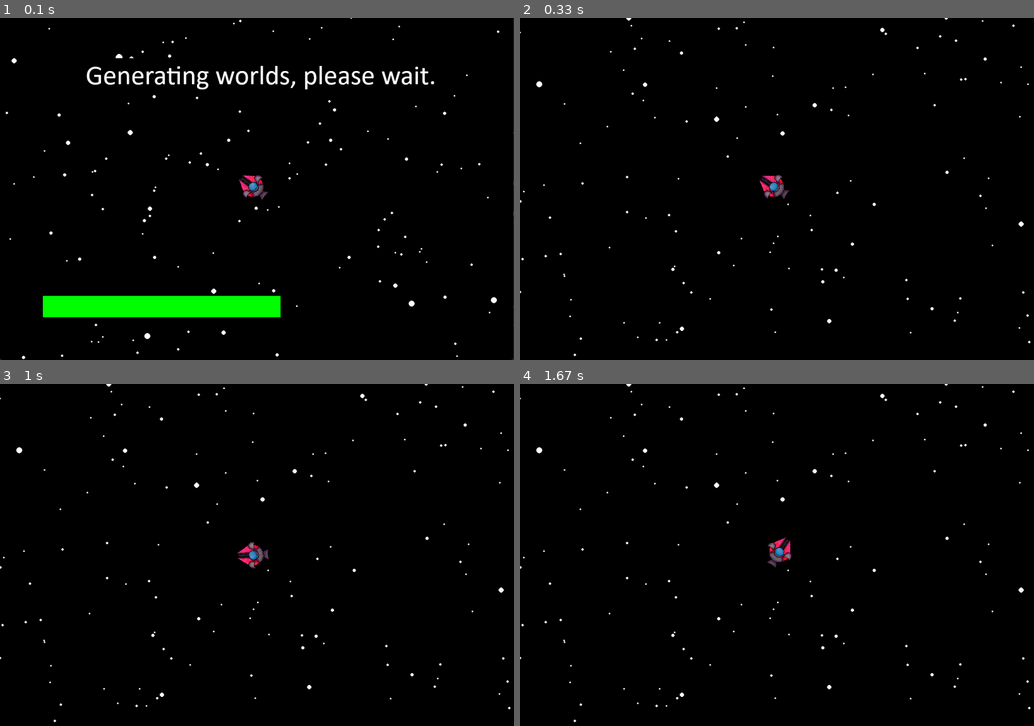
Above: before the commit, frames 1-4 (two rows, left to right).
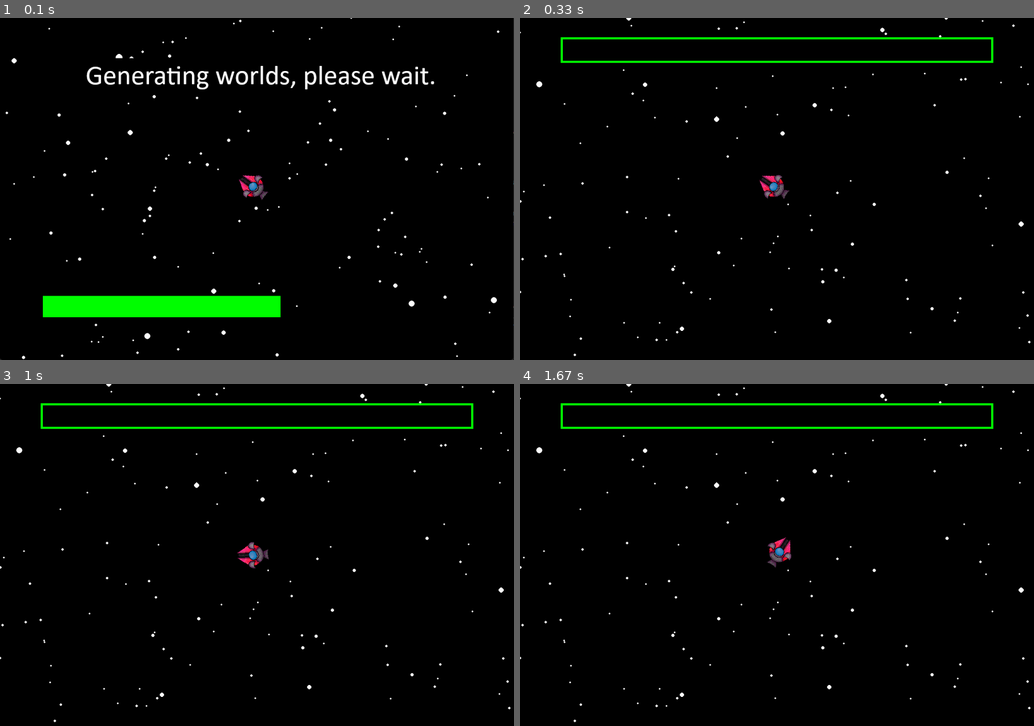
Above: after the commit, the same moments.

Repository: AlmightyM3/pygame--ce-summer-jam-2024
Game: pygame game, started from main.py
Same seed, same stepped clock (60 frames per second), same inputs: the game is played once before the commit and once after it.
Inputs (mouse positions are in pixels of both pictures, inside the frame that each line leads up to):
- Up to frame 1 (0.1 s): no input
- Up to frame 2 (0.33 s): no input
- Up to frame 3 (1 s): move the mouse to (236, 568) at 0.37 s; move the mouse to (133, 558) at 0.87 s
- Up to frame 4 (1.67 s): move the mouse to (854, 435) at 1.37 s

Frame 1 is identical in both runs. In frame 2, 1.3% of the frame differs, in the area x 7-93%, y 5-14%; in frame 3, 1.3%; in frame 4, 1.3%.

Commit message:
Added music and victory

Diff:
--- a/main.py
+++ b/main.py
@@ -104,8 +104,9 @@
             self.velocity = (player.pos-self.pos).normalize()*0.04*window.DT
             self.mode = 1
             if (player.pos-self.pos).magnitude_squared() < 50*50:
-                global gameOver
-                gameOver = True
+                global lives
+                lives -= 1
+                enemys.remove(self)
         elif (self.pos-self.homePos).magnitude_squared() > MIN_RADIUS*MIN_RADIUS:
             self.velocity = (self.homePos-self.pos).normalize()*0.04*window.DT
             self.mode = 2
@@ -171,6 +172,9 @@
     window = Window("It works?", WINDOW_SIZE)
     window.pgWindow.blit(pygame.image.load(dirPath+"/loading.png"), (0,0))
     window.update(input)
+    pygame.mixer.init()
+    pygame.mixer.music.load(f"{dirPath}/loading.mp3")
+    pygame.mixer.music.play()
     player = Player(Vector2(0,0), 1/32, "/SpaceshipOn.png", "/Spaceship.png")
     stars = [Star() for i in range(300)]
     planets = []
@@ -185,20 +189,38 @@
     enemyMoveingImg2 = pygame.transform.scale_by(pygame.image.load(dirPath+"/EvilSpaceship3On.png"), 1/24).convert_alpha()
     enemys = []#Enemy(Vector2(500,500),enemyMoveingImg2, enemyStopedImg1)
 
-    timer = TimeIt()
-    timer.stopwatch()
     genPlanets()
-    timer.stopwatch("Gen planets.")
-
-    gameOver = False
+
+    pygame.mixer.music.set_volume(0.83)
+    pygame.mixer.music.load(f"{dirPath}/mainTheme.mp3")
+    pygame.mixer.music.play()
+
+    lives = 3
+    progress = 0.0
 
     while window.run:
-        if gameOver:
+        if lives <= 0:
+            pygame.mixer.music.stop()
+            window.update(input)
+            continue
+        elif progress >= 3000:
             window.update(input)
             continue
         player.update()
         for enemy in enemys:
             enemy.update()
+
+        onPlanet = False
+        for planet in planets:
+            if (player.pos-planet.pos-Vector2(planet.radius)).magnitude_squared() <= planet.radius*planet.radius*4:
+                onPlanet = True
+                break
+        if onPlanet:
+            progress+=window.DT
+            if progress >= 3000:
+                pygame.mixer.music.set_volume(1)
+                pygame.mixer.music.load(f"{dirPath}/LevelComplete.mp3")
+                pygame.mixer.music.play()
 
         window.pgWindow.fill((0,0,0))
         for star in stars:
@@ -208,4 +230,8 @@
         for enemy in enemys:
             enemy.render()
         player.render()
+
+        window.pgWindow.fill((0,255,0), rect=pygame.Rect((95,45),((WINDOW_SIZE.x-190), 60)))
+        window.pgWindow.fill((0,0,0), rect=pygame.Rect((100,50),((WINDOW_SIZE.x-200), 50)))
+        window.pgWindow.fill((0,255,0), rect=pygame.Rect((100,50),((WINDOW_SIZE.x-200)*((progress)/3000), 50)))
         window.update(input)
Not shown, added: LevelComplete.mp3
Not shown, added: Loading.mp3
Not shown, added: mainTheme.mp3
